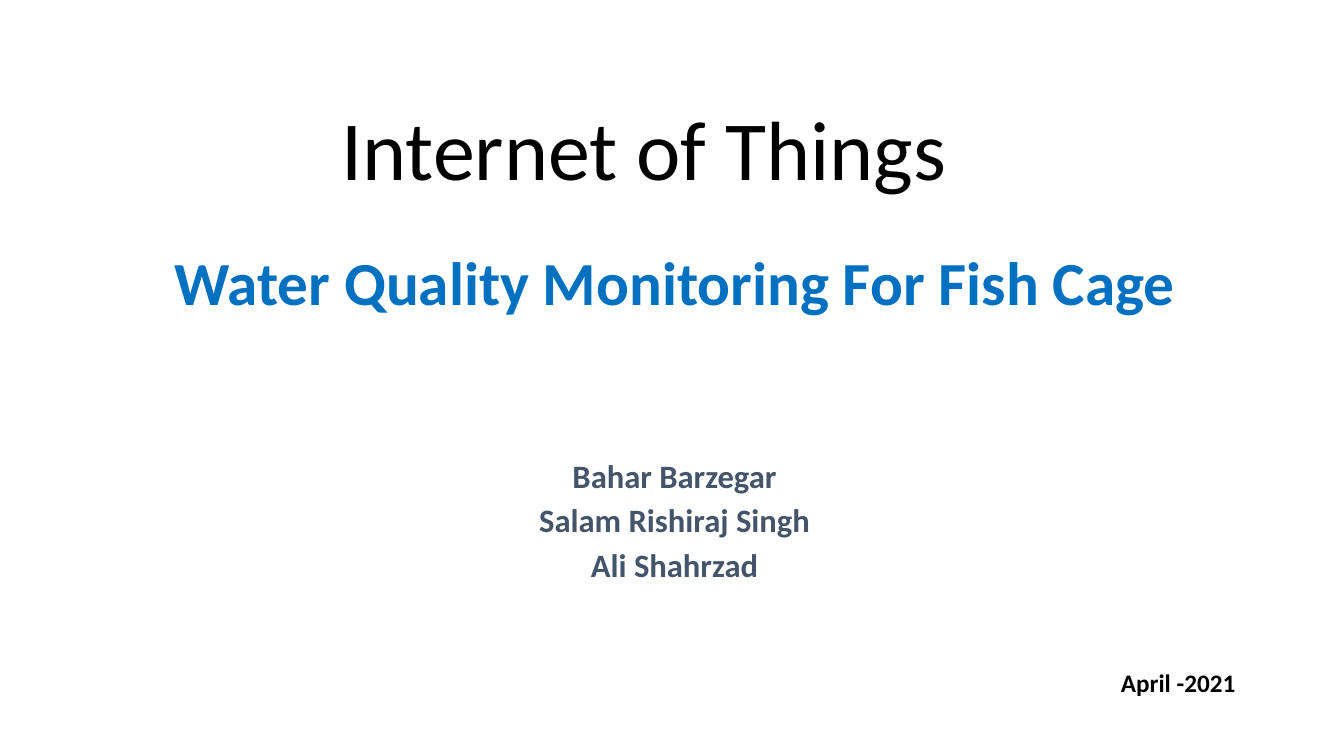
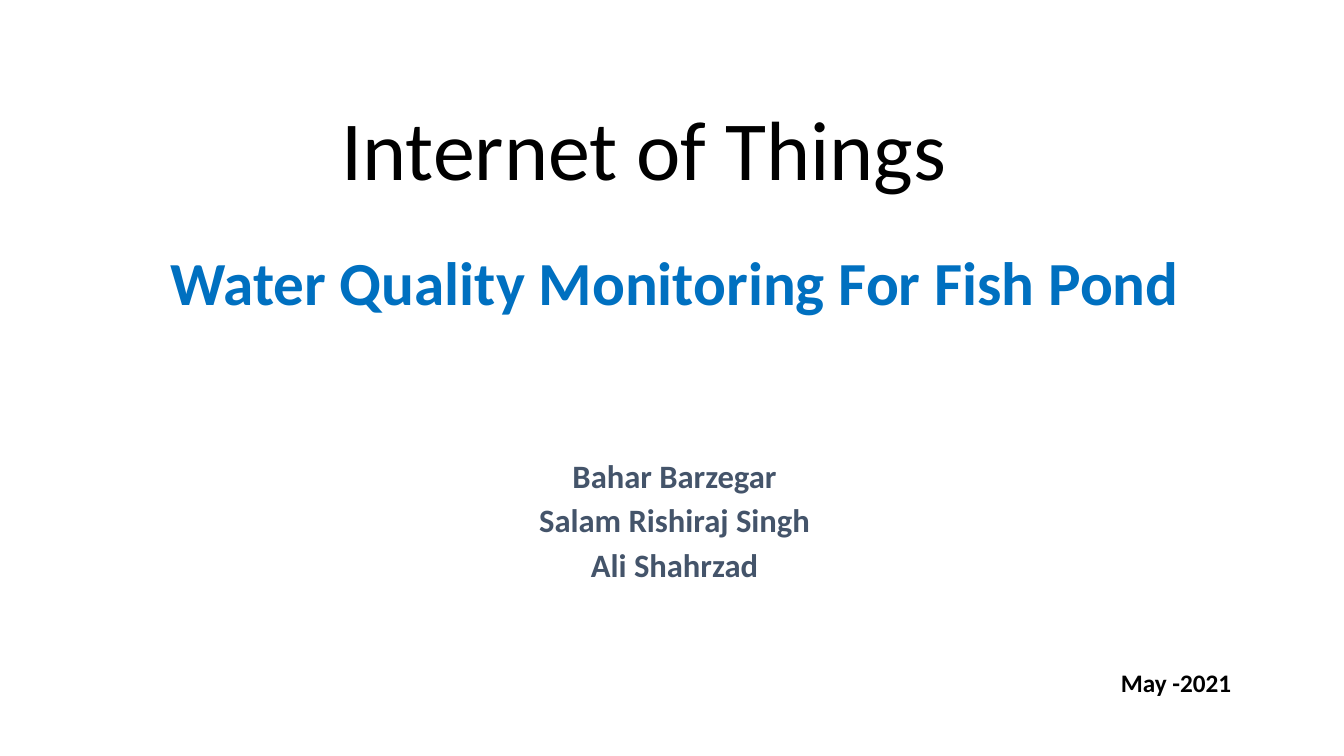
Before and after one commit to rishiraj09/iot_water_monitoring_sys, a slide deck: slide 1 of 2nd_delivery_slide.pptx. Drawn at 1344x756 pixels with LibreOffice and Linux fonts; fonts in the diff are those of the drawing. Boxes give left, top, right and bottom in pixels: in the first picture for what was removed or moved away, otherwise in the second. Text is boxed around its words. In the diff, an @@ line names an element or a change of style, - is before the commit and + after.

Commit message:
slide updated

```diff
--- a/2nd_delivery_slide.pptx
+++ b/2nd_delivery_slide.pptx
@@ subtitle at (170,262,1179,316): text changed @@
-Water Quality Monitoring For Fish Cage
+Water Quality Monitoring For Fish Pond
@@ text at (1121,675,1231,696): text changed @@
-April -2021
+May -2021
```
Also in this commit, not shown: 3 other slides changed, 1 slide added.
